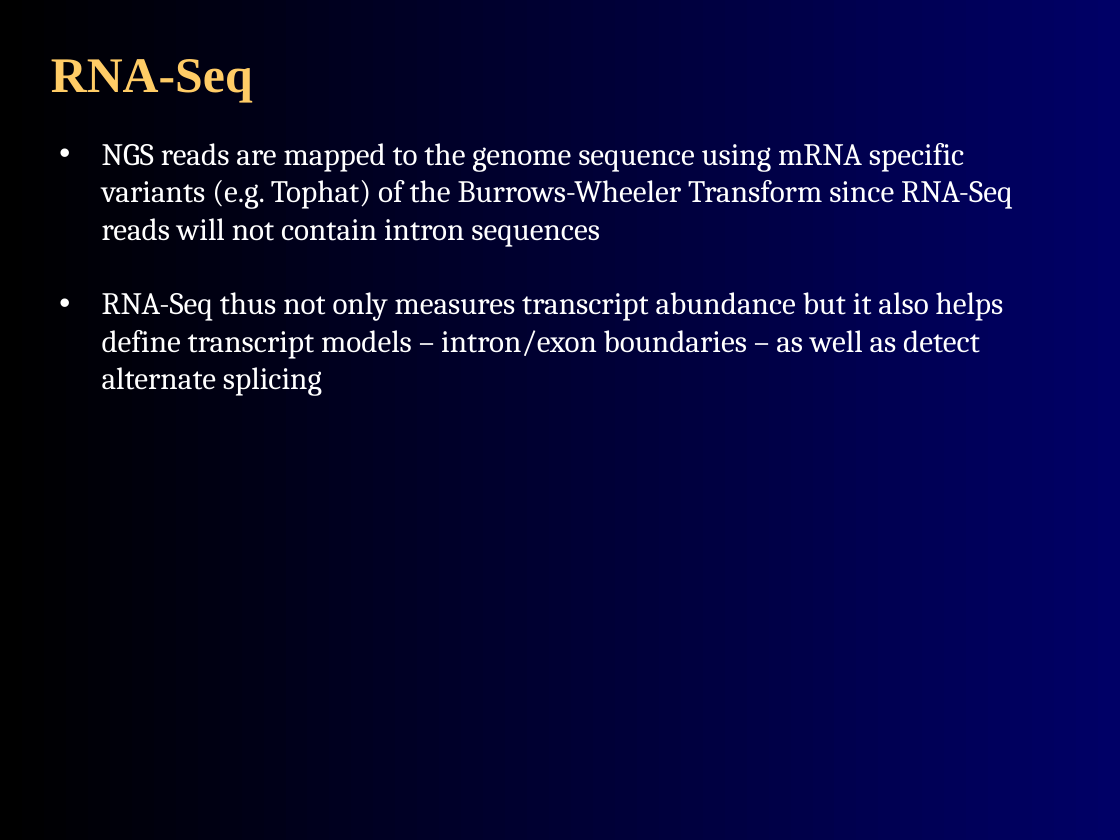
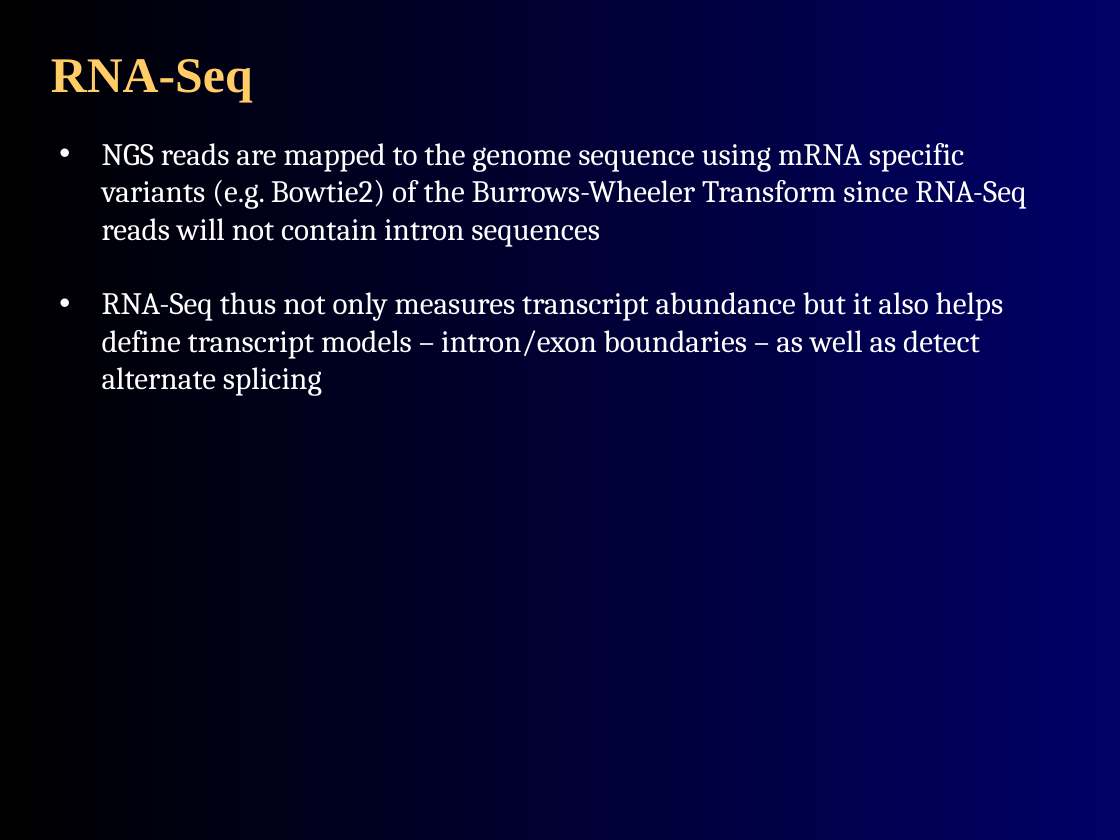
Before and after one commit to agmcarthur/Biochem-3BP3, a slide deck: slide 15 of Lectures/Lecture 8 - RNA-Seq.pptx. Drawn at 1120x840 pixels with LibreOffice and Linux fonts; fonts in the diff are those of the drawing. Boxes give left, top, right and bottom in pixels: in the first picture for what was removed or moved away, otherwise in the second. Text is boxed around its words. In the diff, an @@ line names an element or a change of style, - is before the commit and + after.

```diff
--- a/Lectures/Lecture 8 - RNA-Seq.pptx
+++ b/Lectures/Lecture 8 - RNA-Seq.pptx
@@ text at (102, 143, 1027, 247): text changed @@
-• NGS reads are mapped to the genome sequence using mRNA specific variants (e.g. Tophat) of the Burrows-Wheeler Transform since RNA-Seq reads will not contain intron sequences
+• NGS reads are mapped to the genome sequence using mRNA specific variants (e.g. Bowtie2) of the Burrows-Wheeler Transform since RNA-Seq reads will not contain intron sequences
```
Also in this commit, not shown: 1 other slide changed.
